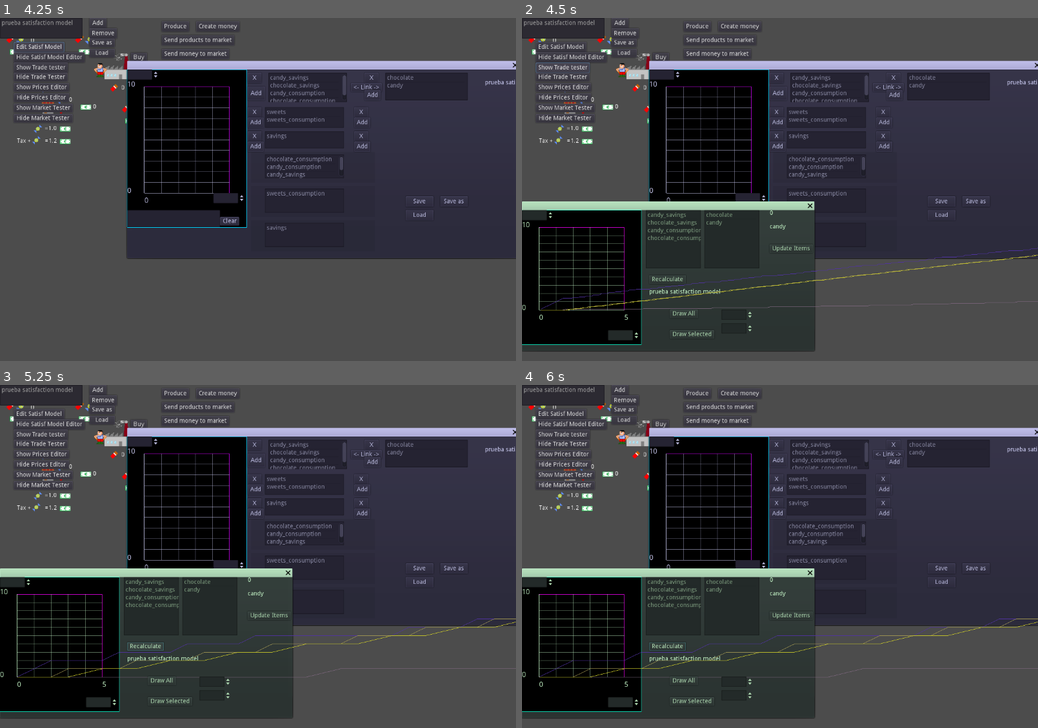
Above: before the commit, frames 1-4 (two rows, left to right).
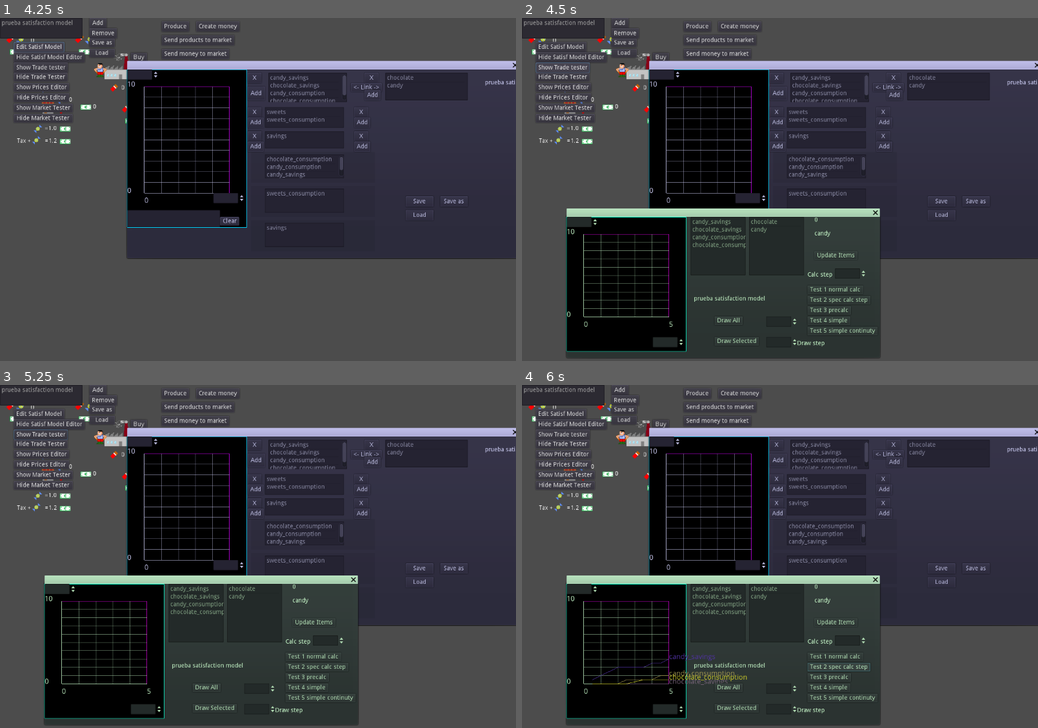
Above: after the commit, the same moments.

Repository: carlostgit/Fiat2
Game: Godot game, scene res://Fiat.tscn
Two runs of this game, one before a commit and one after it. Both use one fixed random seed, a clock stepped at 60 frames per second and the inputs below.
Inputs (mouse positions are in pixels of both pictures, inside the frame that each line leads up to):
- Up to frame 1 (4.25 s): click "Produce" at 0.5 s; click "Send products to market" at 1.25 s; click "Send money to market" at 2 s; click "Buy" at 2.75 s; click "Edit Satisf Model" at 3.5 s
- Up to frame 2 (4.5 s): click "Show Trade tester" at 4.25 s
- Up to frame 3 (5.25 s): click (144, 645) at 5 s, where only the run before the commit has a clickable "Recalculate"
- Up to frame 4 (6 s): click (836, 666) at 5.75 s, where only the run after the commit has a clickable "Test 2 spec calc step"

Frame 1 is identical in both runs. In frame 2, 17% of the frame differs, in the area x 0-100%, y 53-100%; in frame 3, 17%; in frame 4, 17%.

Commit message:
Sigo avanzando en PriceCalculationTesterScene. Nuevos métodos psimples para calcular satisfaction. Nuevo método con continuidad

Diff:
--- a/Fiat.tscn
+++ b/Fiat.tscn
@@ -236,17 +236,17 @@
 
 [node name="Globals" type="Node" parent="."]
 script = ExtResource( 11 )
+[connection signal="pressed" from="ProduceButton" to="Factory" method="_on_ProduceButton_pressed"]
 [connection signal="pressed" from="ProduceButton" to="Factory2" method="_on_ProduceButton_pressed"]
-[connection signal="pressed" from="ProduceButton" to="Factory" method="_on_ProduceButton_pressed"]
 [connection signal="pressed" from="CreateMoney" to="Government" method="_on_CreateMoney_pressed"]
+[connection signal="pressed" from="SendProductsToMarketButton" to="Factory" method="_on_SendProductsToMarketButton_pressed"]
 [connection signal="pressed" from="SendProductsToMarketButton" to="Factory2" method="_on_SendProductsToMarketButton_pressed"]
-[connection signal="pressed" from="SendProductsToMarketButton" to="Factory" method="_on_SendProductsToMarketButton_pressed"]
+[connection signal="pressed" from="SendMoneyToMarketButton" to="Factory" method="_on_SendMoneyToMarketButton_pressed"]
+[connection signal="pressed" from="SendMoneyToMarketButton" to="Government" method="_on_SendMoneyToMarketButton_pressed"]
 [connection signal="pressed" from="SendMoneyToMarketButton" to="Factory2" method="_on_SendMoneyToMarketButton_pressed"]
-[connection signal="pressed" from="SendMoneyToMarketButton" to="Government" method="_on_SendMoneyToMarketButton_pressed"]
-[connection signal="pressed" from="SendMoneyToMarketButton" to="Factory" method="_on_SendMoneyToMarketButton_pressed"]
 [connection signal="pressed" from="CalculatePrices" to="Shop" method="_on_CalculatePrices_pressed"]
+[connection signal="pressed" from="BuyButton" to="Factory" method="_on_BuyButton_pressed"]
+[connection signal="pressed" from="BuyButton" to="Government" method="_on_BuyButton_pressed"]
 [connection signal="pressed" from="BuyButton" to="Factory2" method="_on_BuyButton_pressed"]
-[connection signal="pressed" from="BuyButton" to="Government" method="_on_BuyButton_pressed"]
-[connection signal="pressed" from="BuyButton" to="Factory" method="_on_BuyButton_pressed"]
 [connection signal="pressed" from="Government/Buy" to="Government" method="_on_Buy_pressed"]
 [connection signal="signal_tax_rate_changed" from="Globals" to="Government" method="_on_Globals_signal_tax_rate_changed"]
--- a/PriceCalculation/Market.gd
+++ b/PriceCalculation/Market.gd
@@ -237,8 +237,14 @@
 		if self._person_tradecalc.has(person_arg):
 			var trade_calc:TradeCalculator = self._person_tradecalc[person_arg]
 
+
+#			TODO: probar bien esto. Comprobar que hay continidad, y que a un presupuesto ligeramnete mayor, hay ligeramente más satisfacción
 #			Hay formas de guardar los resultados de:
 			var best_combidict:Dictionary = trade_calc.calculate_best_combidict_simple(budget)
+#			var best_combidict:Dictionary = trade_calc.calculate_best_combidict(budget)
+			assert(false)
+#			hay que revisar esto. Hay que usar un método que tenga continuidad
+
 #			TODO: Hacer una versión precalculada (para unos precios), de calculate_best_combidict en TradeCalculator
 #			El cálculo tendría que hacerse con pasos de precisión de decimales, y el metodo interpolaría para resultados intermedios
 			return best_combidict
--- a/PriceCalculation/PriceCalculationTesterScene.tscn
+++ b/PriceCalculation/PriceCalculationTesterScene.tscn
@@ -186,9 +186,10 @@
 [node name="TradeTesterScene" type="WindowDialog" parent="."]
 visible = true
 modulate = Color( 0.803922, 1, 0.811765, 1 )
-margin_top = 448.0
-margin_right = 680.0
-margin_bottom = 776.0
+margin_left = 104.0
+margin_top = 464.0
+margin_right = 832.0
+margin_bottom = 792.0
 script = ExtResource( 5 )
 __meta__ = {
 "_edit_use_anchors_": false
@@ -255,12 +256,52 @@
 min_value = 5.0
 value = 5.0
 
-[node name="RecalculateButton" type="Button" parent="TradeTesterScene"]
-margin_left = 296.0
-margin_top = 152.0
-margin_right = 381.0
-margin_bottom = 172.0
-text = "Recalculate"
+[node name="CalculateTest1Button" type="Button" parent="TradeTesterScene"]
+margin_left = 560.0
+margin_top = 160.0
+margin_right = 689.0
+margin_bottom = 180.0
+text = "Test 1 normal calc"
+__meta__ = {
+"_edit_use_anchors_": false
+}
+
+[node name="CalculateTest2Button" type="Button" parent="TradeTesterScene"]
+margin_left = 560.0
+margin_top = 184.0
+margin_right = 706.0
+margin_bottom = 204.0
+text = "Test 2 spec calc step"
+__meta__ = {
+"_edit_use_anchors_": false
+}
+
+[node name="CalculateTest3Button" type="Button" parent="TradeTesterScene"]
+margin_left = 560.0
+margin_top = 208.0
+margin_right = 645.0
+margin_bottom = 228.0
+text = "Test 3 precalc"
+__meta__ = {
+"_edit_use_anchors_": false
+}
+
+[node name="CalculateTest4Button" type="Button" parent="TradeTesterScene"]
+margin_left = 560.0
+margin_top = 232.0
+margin_right = 645.0
+margin_bottom = 252.0
+text = "Test 4 simple"
+__meta__ = {
+"_edit_use_anchors_": false
+}
+
+[node name="CalculateTest5Button" type="Button" parent="TradeTesterScene"]
+margin_left = 560.0
+margin_top = 256.0
+margin_right = 723.0
+margin_bottom = 276.0
+text = "Test 5 simple continuty"
 __meta__ = {
 "_edit_use_anchors_": false
 }
@@ -296,13 +337,45 @@
 
 [node name="StepOfGraphSpinBox" type="SpinBox" parent="TradeTesterScene"]
 margin_left = 464.0
-margin_top = 264.0
+margin_top = 280.0
 margin_right = 538.0
-margin_bottom = 288.0
+margin_bottom = 304.0
+min_value = 0.05
+max_value = 10.0
+step = 0.05
+value = 0.5
+
+[node name="StepOfCalcSpinBox" type="SpinBox" parent="TradeTesterScene"]
+margin_left = 624.0
+margin_top = 120.0
+margin_right = 698.0
+margin_bottom = 144.0
 min_value = 0.1
 max_value = 10.0
 step = 0.1
 value = 0.5
+
+[node name="CalcStepLabel" type="Label" parent="TradeTesterScene"]
+margin_left = 560.0
+margin_top = 128.0
+margin_right = 618.0
+margin_bottom = 159.0
+text = "Calc step
+"
+__meta__ = {
+"_edit_use_anchors_": false
+}
+
+[node name="DrawStepLabel" type="Label" parent="TradeTesterScene"]
+margin_left = 536.0
+margin_top = 288.0
+margin_right = 600.0
+margin_bottom = 319.0
+text = "Draw step
+"
+__meta__ = {
+"_edit_use_anchors_": false
+}
 
 [node name="PricesEditor" type="WindowDialog" parent="."]
 visible = true
@@ -557,7 +630,11 @@
 [connection signal="item_selected" from="TradeTesterScene/OptionsItemList" to="TradeTesterScene" method="_on_OptionsItemList_item_selected"]
 [connection signal="value_changed" from="TradeTesterScene/Plotter/XMaxSpinBox" to="TradeTesterScene" method="_on_XMaxSpinBox_value_changed"]
 [connection signal="value_changed" from="TradeTesterScene/Plotter/YMaxSpinBox" to="TradeTesterScene" method="_on_YMaxSpinBox_value_changed"]
-[connection signal="pressed" from="TradeTesterScene/RecalculateButton" to="TradeTesterScene" method="_on_RecalculateButton_pressed"]
+[connection signal="pressed" from="TradeTesterScene/CalculateTest1Button" to="TradeTesterScene" method="_on_CalculateTest1Button_pressed"]
+[connection signal="pressed" from="TradeTesterScene/CalculateTest2Button" to="TradeTesterScene" method="_on_CalculateTest2Button_pressed"]
+[connection signal="pressed" from="TradeTesterScene/CalculateTest3Button" to="TradeTesterScene" method="_on_CalculateTest3Button_pressed"]
+[connection signal="pressed" from="TradeTesterScene/CalculateTest4Button" to="TradeTesterScene" method="_on_CalculateTest4Button_pressed"]
+[connection signal="pressed" from="TradeTesterScene/CalculateTest5Button" to="TradeTesterScene" method="_on_CalculateTest5Button_pressed"]
 [connection signal="pressed" from="TradeTesterScene/UpdateItemsButton" to="TradeTesterScene" method="_on_UpdateItemsButton_pressed"]
 [connection signal="pressed" from="TradeTesterScene/DrawAllButton" to="TradeTesterScene" method="_on_DrawAllButton_pressed"]
 [connection signal="pressed" from="TradeTesterScene/DrawSelected" to="TradeTesterScene" method="_on_DrawSelected_pressed"]
--- a/PriceCalculation/TradeCalculator.gd
+++ b/PriceCalculation/TradeCalculator.gd
@@ -222,7 +222,7 @@
 
 	return combination_for_each_step
 
-func calculate_best_combidict_simple(money_arg:float)->Dictionary:
+func calculate_best_combidict_simple_with_continuity(money_arg:float)->Dictionary:
 
 	var step_length:float = 1.0
 
@@ -238,7 +238,72 @@
 	var best_previous_satisfaction = 0.0
 	while true:
 
-		var end_calculating = false
+		var best_product_combination:Dictionary = {}
+		var best_product_satisfaction = 0.0
+		var best_product_price = 0.0
+		var best_increment_of_satisfaction_for_price:float = 0.0
+
+		var product_found = false
+		var run_out_of_money = false
+		for option in options:
+			var trying_combination:Dictionary = combination.duplicate()
+			trying_combination[option] += step_length
+			var satisfaction_of_trying_combination:float = _satisfaction_calculator.calculate_satisf_of_combidict(trying_combination)
+			var increment_of_satisfaction:float = satisfaction_of_trying_combination - best_previous_satisfaction
+			var product:String = _satisfaction_calculator.get_product_from_option(option)
+			var price = Prices.get_price_of_product(product)*step_length
+
+			if increment_of_satisfaction > 0.0:
+				product_found = true
+
+				var increment_of_satisfaction_for_price:float = increment_of_satisfaction/price
+
+				if increment_of_satisfaction_for_price > best_increment_of_satisfaction_for_price:
+
+					if left_money<price:
+						var portion_payable:float = left_money/price
+						var portion_non_payable:float = 1-(left_money/price)
+						trying_combination[option] -= portion_non_payable*step_length
+						increment_of_satisfaction *= portion_payable
+						satisfaction_of_trying_combination *= portion_payable
+						price *= portion_payable
+
+					best_product_satisfaction = satisfaction_of_trying_combination
+					best_product_combination = trying_combination
+					best_product_price = price
+					best_increment_of_satisfaction_for_price = increment_of_satisfaction_for_price
+
+		if product_found:
+			left_money -= best_product_price
+			combination = best_product_combination
+			best_previous_satisfaction = best_product_satisfaction
+			if left_money<=0:
+				break
+		else:
+			break
+		count += 1
+		if count>max_count:
+			 break
+
+	return combination
+
+
+func calculate_best_combidict_simple(money_arg:float)->Dictionary:
+
+	var step_length:float = 1.0
+
+	var options:Array = _satisfaction_calculator.get_options()
+	var combination:Dictionary = {}
+	for option in options:
+		combination[option] = 0
+
+	var left_money:float = money_arg
+
+	var count = 0
+	var max_count = 10000 #En caso de error
+	var best_previous_satisfaction = 0.0
+	while true:
+
 		var best_product_combination:Dictionary = {}
 		var best_product_satisfaction = 0.0
 		var best_product_price = 0.0
@@ -249,11 +314,8 @@
 			var trying_combination:Dictionary = combination.duplicate()
 			trying_combination[option] += step_length
 			var satisfaction_of_trying_combination:float = _satisfaction_calculator.calculate_satisf_of_combidict(trying_combination)
-
 			var increment_of_satisfaction:float = satisfaction_of_trying_combination - best_previous_satisfaction
-
 			var product:String = _satisfaction_calculator.get_product_from_option(option)
-
 			var price = Prices.get_price_of_product(product)*step_length
 
 			if price<=left_money and increment_of_satisfaction > 0.0:
@@ -267,13 +329,35 @@
 					best_product_price = price
 					best_increment_of_satisfaction_for_price = increment_of_satisfaction_for_price
 
+
 		if false==product_found:
+			for option in options:
+				var price:float = left_money
+				var product:String = _satisfaction_calculator.get_product_from_option(option)
+				var last_step_length:float = price/Prices.get_price_of_product(product)
+				var trying_combination:Dictionary = combination.duplicate()
+				trying_combination[option] += last_step_length
+				var satisfaction_of_trying_combination:float = _satisfaction_calculator.calculate_satisf_of_combidict(trying_combination)
+				var increment_of_satisfaction:float = satisfaction_of_trying_combination - best_previous_satisfaction
+#				var product:String = _satisfaction_calculator.get_product_from_option(option)
+#				var price = Prices.get_price_of_product(product)*step_length
+
+				if price<=left_money and increment_of_satisfaction > 0.0:
+					product_found = true
+					var increment_of_satisfaction_for_price:float = increment_of_satisfaction/price
+
+					if increment_of_satisfaction_for_price > best_increment_of_satisfaction_for_price:
+						best_product_satisfaction = satisfaction_of_trying_combination
+						best_product_combination = trying_combination
+						best_product_price = price
+						best_increment_of_satisfaction_for_price = increment_of_satisfaction_for_price
+
+		if product_found:
+			left_money -= best_product_price
+			combination = best_product_combination
+			best_previous_satisfaction = best_product_satisfaction
+		else:
 			break
-
-		left_money -= best_product_price
-		combination = best_product_combination
-		best_previous_satisfaction = best_product_satisfaction
-
 		count += 1
 		if count>max_count:
 			 break
--- a/PriceCalculation/TradeTesterScene.gd
+++ b/PriceCalculation/TradeTesterScene.gd
@@ -34,7 +34,7 @@
 	update_items()
 
 
-	draw_test2()
+#	draw_test2()
 
 func _on_OptionsItemList_item_selected(index):
 #	Selecciono el producto asociado
@@ -55,17 +55,56 @@
 	var best_combidict:Dictionary = _trade_calculator.calculate_best_combidict(amount_arg)
 	return best_combidict
 
-func draw_test(max_amount_of_money_arg:float=50.0):
-
+#func draw_test(max_amount_of_money_arg:float=50.0):
+#
+#	var option_info:Dictionary = {}
+#	for option in _satisfaction_calculator_ref.get_options():
+#		option_info[option]=Array()
+#
+#	var i:float = 0
+#	var step:float = 1.0
+#	while  i <= max_amount_of_money_arg:
+#
+#		var money_quant:float = i
+#		var best_combidict:Dictionary = _trade_calculator.calculate_best_combidict(money_quant)
+#
+#		for option in _satisfaction_calculator_ref.get_options():
+#			var amount_of_option:float = 0
+#			if best_combidict.has(option):
+#				amount_of_option = best_combidict[option]
+#			option_info[option].append(Vector2(money_quant,amount_of_option))
+#
+#		i+=step
+#
+#	var count:int = 0
+#	for option_idx in $OptionsItemList.get_item_count():
+#		count+=1
+#		var option_text:String = $OptionsItemList.get_item_text(option_idx)
+#
+#		var red = float(count)/5.0+0.2
+#		var green = float(count)/5.0+0.0
+#		var blue = float(-count)/5.0+1.0
+#		var color:Color = Color(red,green,blue)
+#
+#		$Plotter.add_point_group(option_idx, option_info[option_text], color, option_text)
+
+func draw_test1(max_amount_of_money_arg:float=50.0, step_arg:float=0.1):
+
+
+	$Plotter.clear()
 	var option_info:Dictionary = {}
 	for option in _satisfaction_calculator_ref.get_options():
 		option_info[option]=Array()
 
 	var i:float = 0
-	var step:float = 1.0
+	var step:float = step_arg
+#	var calculating_step:float = calculating_step_arg
+#	var best_combidict_for_each_step:Dictionary = _trade_calculator.calculate_best_combidict_for_each_budget(max_amount_of_money_arg,calculating_step)
 	while  i <= max_amount_of_money_arg:
+#	for i in best_combidict_for_each_step.keys():
 
 		var money_quant:float = i
+#		var best_combidict:Dictionary = _trade_calculator.calculate_best_combidict(money_quant)
 		var best_combidict:Dictionary = _trade_calculator.calculate_best_combidict(money_quant)
 
 		for option in _satisfaction_calculator_ref.get_options():
@@ -89,7 +128,8 @@
 		$Plotter.add_point_group(option_idx, option_info[option_text], color, option_text)
 
 
-func draw_test2(max_amount_of_money_arg:float=50.0, step_arg:float=0.1):
+
+func draw_test2(max_amount_of_money_arg:float=50.0, step_arg:float=0.1, calculating_step_arg:float=0.5):
 
 	$Plotter.clear()
 	var option_info:Dictionary = {}
@@ -98,7 +138,8 @@
 
 #	var i:float = 0
 	var step:float = step_arg
-	var best_combidict_for_each_step:Dictionary = _trade_calculator.calculate_best_combidict_for_each_budget(max_amount_of_money_arg,step)
+	var calculating_step:float = calculating_step_arg
+	var best_combidict_for_each_step:Dictionary = _trade_calculator.calculate_best_combidict_for_each_budget(max_amount_of_money_arg,calculating_step)
 #	while  i <= max_amount_of_money_arg:
 	for i in best_combidict_for_each_step.keys():
 
@@ -126,7 +167,7 @@
 
 		$Plotter.add_point_group(option_idx, option_info[option_text], color, option_text)
 
-func draw_test3(max_amount_of_money_arg:float=50.0, step_arg:float=0.1):
+func draw_test3_with_precalculation(max_amount_of_money_arg:float=50.0, step_arg:float=0.1):
 #	Usando 	precalculate_best_combidict_for_each_budget
 
 
@@ -140,7 +181,8 @@
 #	var best_combidict_for_each_step:Dictionary = _trade_calculator.calculate_best_combidict_for_each_budget(max_amount_of_money_arg,step)
 	_trade_calculator.precalculate_best_combidict_for_each_budget(max_amount_of_money_arg,step)
 #	while  i <= max_amount_of_money_arg:
-	for i in range(0,max_amount_of_money_arg*10,1):
+	var i:float = 0
+	while (i <= max_amount_of_money_arg*10):
 
 		var money_quant:float = i/10.0
 #		var best_combidict:Dictionary = _trade_calculator.calculate_best_combidict(money_quant)
@@ -151,6 +193,100 @@
 			assert("debugea esto")
 
 		var best_combidict:Dictionary = _trade_calculator.get_precalculated_best_combidict(money_quant)
+
+		for option in _satisfaction_calculator_ref.get_options():
+			var amount_of_option:float = 0
+			if best_combidict.has(option):
+				amount_of_option = best_combidict[option]
+			option_info[option].append(Vector2(money_quant,amount_of_option))
+
+		i+=step
+
+	var count:int = 0
+	for option_idx in $OptionsItemList.get_item_count():
+		count+=1
+		var option_text:String = $OptionsItemList.get_item_text(option_idx)
+
+		var red = float(count)/5.0+0.2
+		var green = float(count)/5.0+0.0
+		var blue = float(-count)/5.0+1.0
+		var color:Color = Color(red,green,blue)
+
+		$Plotter.add_point_group(option_idx, option_info[option_text], color, option_text)
+
+
+func draw_test5_simple_continuity(max_amount_of_money_arg:float=50.0, step_arg:float=0.1):
+#	Usando 	precalculate_best_combidict_for_each_budget
+
+	$Plotter.clear()
+	var option_info:Dictionary = {}
+	for option in _satisfaction_calculator_ref.get_options():
+		option_info[option]=Array()
+
+#	var i:float = 0
+	var step:float = step_arg
+#	var best_combidict_for_each_step:Dictionary = _trade_calculator.calculate_best_combidict_for_each_budget(max_amount_of_money_arg,step)
+#	_trade_calculator.precalculate_best_combidict_for_each_budget(max_amount_of_money_arg,step)
+#	while  i <= max_amount_of_money_arg:
+	var i:float = 0
+	while (i <= max_amount_of_money_arg):
+
+		var money_quant:float = i
+#		var best_combidict:Dictionary = _trade_calculator.calculate_best_combidict(money_quant)
+#		var best_combidict:Dictionary = best_combidict_for_each_step[i]
+#		TODO: debugear que los resultados salgan bien. Creo que no están saliendo bien
+
+		if money_quant >30.0:
+			assert("debugea esto")
+
+		var best_combidict:Dictionary = _trade_calculator.calculate_best_combidict_simple_with_continuity(money_quant)
+
+		for option in _satisfaction_calculator_ref.get_options():
+			var amount_of_option:float = 0
+			if best_combidict.has(option):
+				amount_of_option = best_combidict[option]
+			option_info[option].append(Vector2(money_quant,amount_of_option))
+
+		i+=step
+
+	var count:int = 0
+	for option_idx in $OptionsItemList.get_item_count():
+		count+=1
+		var option_text:String = $OptionsItemList.get_item_text(option_idx)
+
+		var red = float(count)/5.0+0.2
+		var green = float(count)/5.0+0.0
+		var blue = float(-count)/5.0+1.0
+		var color:Color = Color(red,green,blue)
+
+		$Plotter.add_point_group(option_idx, option_info[option_text], color, option_text)
+
+
+func draw_test4_simple(max_amount_of_money_arg:float=50.0, step_arg:float=0.1):
+#	Usando 	precalculate_best_combidict_for_each_budget
+
+	$Plotter.clear()
+	var option_info:Dictionary = {}
+	for option in _satisfaction_calculator_ref.get_options():
+		option_info[option]=Array()
+
+#	var i:float = 0
+	var step:float = step_arg
+#	var best_combidict_for_each_step:Dictionary = _trade_calculator.calculate_best_combidict_for_each_budget(max_amount_of_money_arg,step)
+#	_trade_calculator.precalculate_best_combidict_for_each_budget(max_amount_of_money_arg,step)
+#	while  i <= max_amount_of_money_arg:
+	var i:float = 0
+	while (i <= max_amount_of_money_arg):
+
+		var money_quant:float = i
+#		var best_combidict:Dictionary = _trade_calculator.calculate_best_combidict(money_quant)
+#		var best_combidict:Dictionary = best_combidict_for_each_step[i]
+#		TODO: debugear que los resultados salgan bien. Creo que no están saliendo bien
+
+		if money_quant >30.0:
+			assert("debugea esto")
+
+		var best_combidict:Dictionary = _trade_calculator.calculate_best_combidict_simple(money_quant)
 
 		for option in _satisfaction_calculator_ref.get_options():
 			var amount_of_option:float = 0
@@ -220,9 +356,6 @@
 	$Plotter.set_max_y_axis_value(value)
 
 
-func _on_RecalculateButton_pressed():
-#	draw_test2()
-	draw_test3(50,1)
 
 func update_items():
 	$ProductsItemList.clear()
@@ -249,7 +382,7 @@
 func _on_DrawAllButton_pressed():
 	var max_to_draw:float = $MaxToDrawSpinBox.get_value()
 	var step:float = $StepOfGraphSpinBox.get_value()
-	draw_test2(max_to_draw,step)
+	draw_test2(max_to_draw,step,step)
 
 func _on_DrawSelected_pressed():
 	var max_to_draw:float = $MaxToDrawSpinBox.get_value()
@@ -267,3 +400,42 @@
 	if event as InputEventScreenDrag:
 		var input_event_screen_drag:InputEventScreenDrag = event as InputEventScreenDrag
 		self.set_position(self.get_position()+input_event_screen_drag.relative)
+
+
+#func _on_CalculateTest1Button_pressed():
+#	var max_to_draw:float = $MaxToDrawSpinBox.get_value()
+##	var step:float = $StepOfGraphSpinBox.get_value()
+#	draw_test(max_to_draw)
+
+func _on_CalculateTest2Button_pressed():
+	var max_to_draw:float = $MaxToDrawSpinBox.get_value()
+	var step:float = $StepOfGraphSpinBox.get_value()
+	var calc_step:float = $StepOfCalcSpinBox.get_value()
+	draw_test2(max_to_draw,step,calc_step)
+
+func _on_CalculateTest3Button_pressed():
+	var max_to_draw:float = $MaxToDrawSpinBox.get_value()
+	var step:float = $StepOfGraphSpinBox.get_value()
+	draw_test3_with_precalculation(max_to_draw,step)
+
+func _on_CalculateTest4Button_pressed():
+	var max_to_draw:float = $MaxToDrawSpinBox.get_value()
+	var step:float = $StepOfGraphSpinBox.get_value()
+	draw_test4_simple(max_to_draw,step)
+
+
+func _on_CalculateTest1Button_pressed():
+	var max_to_draw:float = $MaxToDrawSpinBox.get_value()
+	var step:float = $StepOfGraphSpinBox.get_value()
+#	var calc_step:float = $StepOfCalcSpinBox.get_value()
+	draw_test1(max_to_draw,step)
+
+
+#calculate_best_combidict_simple_with_continuity
+
+
+func _on_CalculateTest5Button_pressed():
+	var max_to_draw:float = $MaxToDrawSpinBox.get_value()
+	var step:float = $StepOfGraphSpinBox.get_value()
+#	var calc_step:float = $StepOfCalcSpinBox.get_value()
+	draw_test5_simple_continuity(max_to_draw,step)
